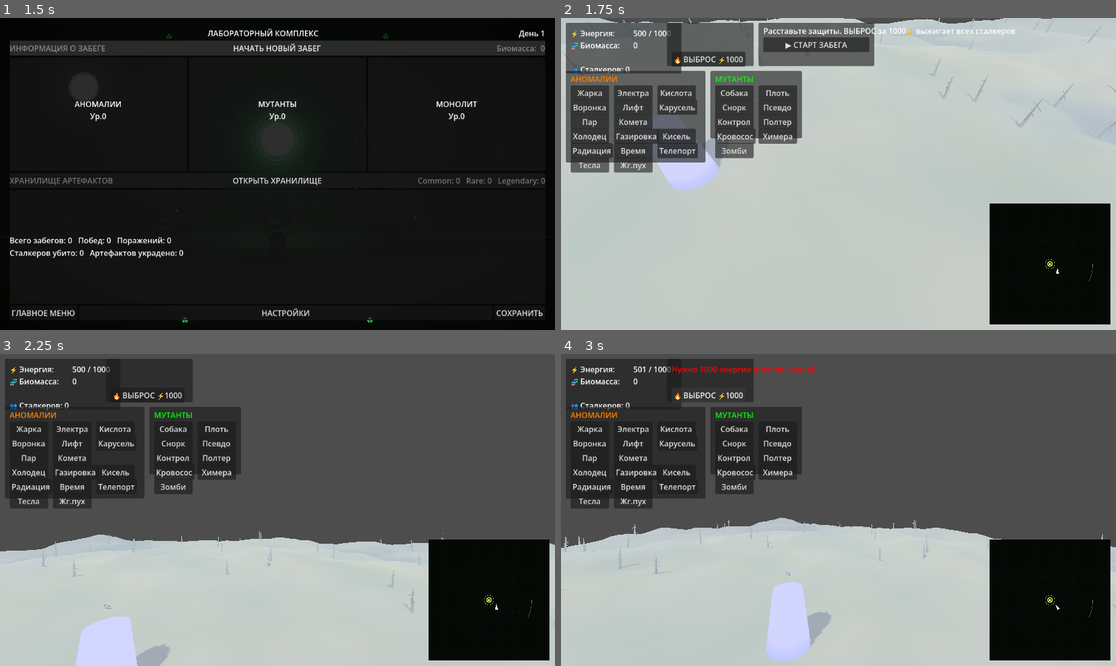
Above: before the commit, frames 1-4 (two rows, left to right).
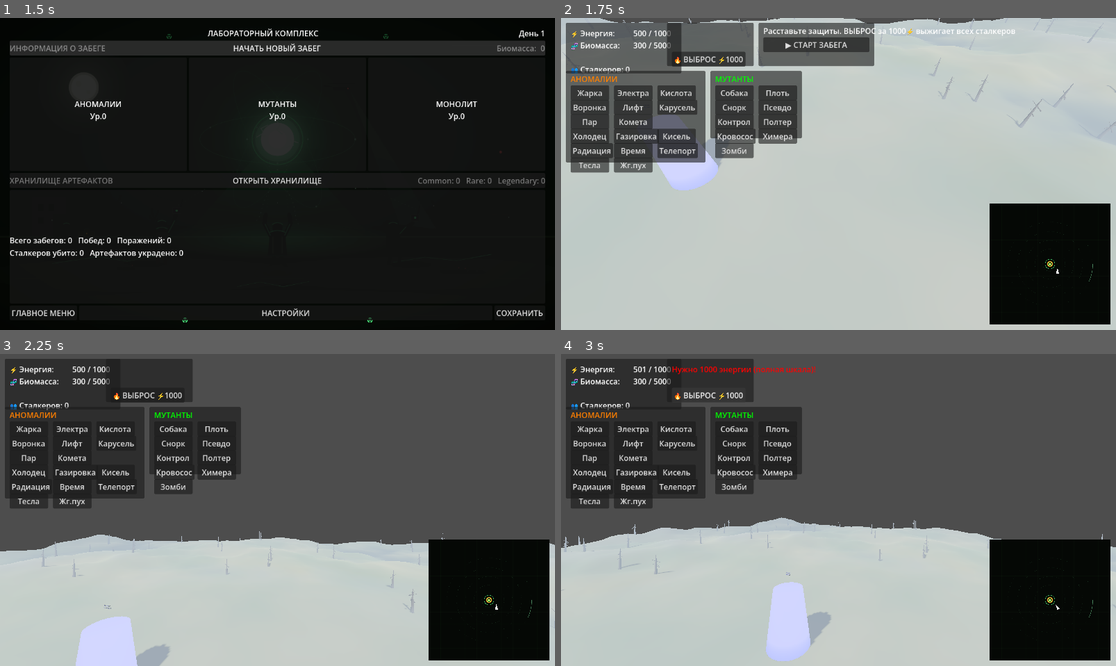
Above: after the commit, the same moments.

Repository: MisStiCc/StalkerRevert
Game: Godot game, scene res://scenes/ui/main_menu.tscn
The game is run twice, just before and just after one commit, with the same random seed, the same clock (stepped at 60 frames per second) and the same inputs.
Inputs:
- Up to frame 1 (1.5 s): click "НОВАЯ ИГРА" at 0.5 s; click "НАЧАТЬ НОВЫЙ ЗАБЕГ" at 1.25 s
- Up to frame 2 (1.75 s): no input
- Up to frame 3 (2.25 s): click "▶ СТАРТ ЗАБЕГА" at 2 s
- Up to frame 4 (3 s): click "🔥 ВЫБРОС ⚡1000" at 2.75 s

Frame 1 is identical in both runs. In frame 2, less than 0.1% of the frame differs, in the area x 13-20%, y 7-10%; in frame 3, less than 0.1%; in frame 4, less than 0.1%.

Commit message:
feat: чанковые навмеши против подлагиваний + старт биомассы остаток+300
Подлагивание каждые несколько секунд: при пересечении камерой границы
чанка глобальный навмеш ВСЕЙ Зоны перепекался заново (35 тыс.
треугольников за раз). Теперь У КАЖДОГО чанка своя NavigationRegion3D
с навмешем, запечённым один раз при загрузке (~2-3 мс): загрузка/
выгрузка чанка просто добавляет/убирает регион с карты. Бонус:
суммарно 6214 полигонов против 167 у старого цельного бейка -
навигация точнее следует рельефу.

Старт биомассы в бою: остаток лабораторной биомассы + 300.
GameManager._setup_run_params переносит остаток в run_params
и списывает его из лаборатории (перенос припасов на фронт);
ZoneController применяет с клампом по максимуму.

Попутно: параметр get_height_at переименован (shadowing warning
с экрана).

Проверено headless: старт биомассы 800 из run_params, 6214 полигонов
чанковых навмешей, 21/21 сталкеров на рельефе, дистанция до монолита
сокращается.

Diff:
--- a/core/game_manager.gd
+++ b/core/game_manager.gd
@@ -77,6 +77,13 @@
 	var bonuses = {}
 	if current_save_data and current_save_data.lab_data:
 		bonuses = current_save_data.lab_data.get_bonuses()
+
+	# Стартовая биомасса в бою: остаток лаборатории + 300 базы.
+	# Остаток СПИСЫВАЕТСЯ из лаборатории (перенос припасов на фронт)
+	params["start_biomass"] = 300.0
+	if current_save_data and current_save_data.lab_data:
+		params["start_biomass"] += current_save_data.lab_data.biomass
+		current_save_data.lab_data.biomass = 0.0
 
 		if params.has("bonuses"):
 			for key in bonuses:
--- a/terrain/terrain_generator.gd
+++ b/terrain/terrain_generator.gd
@@ -3,8 +3,9 @@
 class_name TerrainGenerator
 
 ## Чанковый генератор рельефа Зоны: холмы и лощины по шуму, плоская арена
-## вокруг монолита, болотные низины, мёртвые деревья. Навмеш печётся из
-## реальных треугольников рельефа.
+## вокруг монолита, болотные низины, мёртвые деревья. У КАЖДОГО чанка свой
+## навмеш (печётся один раз при загрузке) - никакой глобальной перепечки,
+## которая давала подлагивания при движении камеры.
 
 signal chunk_generated(chunk_pos: Vector2i)
 
@@ -25,16 +26,6 @@
 var loaded_chunks: Dictionary = {}
 var camera: Camera3D
 
-# НАВИГАЦИЯ
-var navigation_region: NavigationRegion3D
-var navigation_source: NavigationMeshSourceGeometryData3D
-var has_navigation_geometry: bool = false
-# Реестр геометрии чанков: Vector2i -> {faces: PackedVector3Array, transform: Transform3D}
-# Единственный источник геометрии для навмеша: NavigationMeshSourceGeometryData3D
-# не умеет удалять отдельные меши, поэтому при любом изменении чанков
-# source собирается заново из реестра
-var _chunk_geometry: Dictionary = {}
-
 # Материалы и меши декора (создаются лениво, общие для всех чанков)
 var _terrain_mat: StandardMaterial3D
 var _bark_mat: StandardMaterial3D
@@ -48,7 +39,6 @@
 func _ready():
 	print("TerrainGenerator: _ready() START")
 	_setup_noise()
-	_setup_navigation()
 	add_to_group("terrain_generator")
 
 	await get_tree().process_frame
@@ -155,25 +145,7 @@
 	return mesh
 
 
-func _setup_navigation():
-	navigation_region = NavigationRegion3D.new()
-	navigation_region.name = "GlobalNavigationRegion"
-	add_child(navigation_region)
-
-	navigation_source = NavigationMeshSourceGeometryData3D.new()
-	_bake_navigation_mesh()
-
-
-func _rebuild_navigation_source():
-	"""Собирает source-геометрию навмеша заново из реестра чанков"""
-	navigation_source.clear()
-	for chunk_pos in _chunk_geometry:
-		var entry: Dictionary = _chunk_geometry[chunk_pos]
-		navigation_source.add_faces(entry.faces, entry.transform)
-	has_navigation_geometry = _chunk_geometry.size() > 0
-
-
-func _bake_navigation_mesh():
+func _make_nav_mesh() -> NavigationMesh:
 	var nav_mesh = NavigationMesh.new()
 	nav_mesh.cell_size = 0.3
 	nav_mesh.cell_height = 0.25  # Должен совпадать с cell_height карты (0.25 по умолчанию)
@@ -183,17 +155,7 @@
 	nav_mesh.agent_radius = 0.6
 	nav_mesh.agent_max_climb = 0.5
 	nav_mesh.agent_max_slope = 45.0
-
-	if has_navigation_geometry:
-		NavigationServer3D.bake_from_source_geometry_data(nav_mesh, navigation_source)
-
-	navigation_region.navigation_mesh = nav_mesh
-
-	var poly_count = nav_mesh.get_polygon_count()
-	if poly_count > 0:
-		print("TerrainGenerator: навмеш испечён, полигонов: ", poly_count)
-	elif has_navigation_geometry:
-		print("TerrainGenerator: ОШИБКА - навмеш ПУСТ при наличии геометрии чанков!")
+	return nav_mesh
 
 
 func _process(_delta):
@@ -215,10 +177,8 @@
 			if not loaded_chunks.has(chunk_pos):
 				chunks_to_load.append(chunk_pos)
 
-	var navigation_updated = false
 	for chunk_pos in chunks_to_load:
 		_load_chunk(chunk_pos)
-		navigation_updated = true
 
 	var chunks_to_unload = []
 	for chunk_pos in loaded_chunks.keys():
@@ -232,11 +192,6 @@
 
 	for chunk_pos in chunks_to_unload:
 		_unload_chunk(chunk_pos)
-		navigation_updated = true
-
-	if navigation_updated:
-		_rebuild_navigation_source()
-		_bake_navigation_mesh()
 
 
 func _world_to_chunk(world_pos: Vector3) -> Vector2i:
@@ -259,13 +214,26 @@
 	chunk.add_child(mesh_instance)
 
 	_add_collision(chunk, mesh)
+	_bake_chunk_navigation(chunk, mesh)
 	_add_props(chunk, chunk_pos)
 
 	add_child(chunk)
 	loaded_chunks[chunk_pos] = chunk
-	# Рельеф уже в мировых координатах
-	_chunk_geometry[chunk_pos] = {"faces": mesh.get_faces(), "transform": Transform3D.IDENTITY}
 	chunk_generated.emit(chunk_pos)
+
+
+func _bake_chunk_navigation(chunk: Node3D, mesh: ArrayMesh):
+	"""Навмеш чанка печётся ОДИН раз при загрузке (мелкий, ~2мс).
+	Каждый чанк - своя NavigationRegion3D: загрузка/выгрузка чанка
+	просто добавляет/убирает регион с карты, без глобальной перепечки."""
+	var region = NavigationRegion3D.new()
+	region.name = "ChunkNav"
+	var source = NavigationMeshSourceGeometryData3D.new()
+	source.add_faces(mesh.get_faces(), Transform3D.IDENTITY)
+	var nav_mesh = _make_nav_mesh()
+	NavigationServer3D.bake_from_source_geometry_data(nav_mesh, source)
+	region.navigation_mesh = nav_mesh
+	chunk.add_child(region)
 
 
 func _add_collision(chunk: Node3D, mesh: ArrayMesh):
@@ -348,15 +316,25 @@
 		var chunk = loaded_chunks[chunk_pos]
 		chunk.queue_free()
 		loaded_chunks.erase(chunk_pos)
-	_chunk_geometry.erase(chunk_pos)
-
-
-func get_height_at(position: Vector3) -> float:
-	return get_terrain_height(position.x, position.z)
+
+
+func get_height_at(at: Vector3) -> float:
+	return get_terrain_height(at.x, at.z)
 
 
 func get_loaded_chunks_count() -> int:
 	return loaded_chunks.size()
+
+
+func get_nav_polygons_total() -> int:
+	"""Суммарное число полигонов навмеша по всем загруженным чанкам"""
+	var total = 0
+	for chunk in loaded_chunks.values():
+		if is_instance_valid(chunk):
+			var region = chunk.get_node_or_null("ChunkNav")
+			if region and region.navigation_mesh:
+				total += region.navigation_mesh.get_polygon_count()
+	return total
 
 
 func clear_all_chunks():
@@ -364,14 +342,9 @@
 		if is_instance_valid(chunk):
 			chunk.queue_free()
 	loaded_chunks.clear()
-	_chunk_geometry.clear()
-
-	_rebuild_navigation_source()
-	_bake_navigation_mesh()
 
 
 func force_rebuild_navigation():
-	_rebuild_navigation_source()
-	_bake_navigation_mesh()
-	print("TerrainGenerator: навигация перестроена. Чанков с геометрией: ", _chunk_geometry.size(),
-		  ", полигонов навмеша: ", navigation_region.navigation_mesh.get_polygon_count())
+	"""Совместимость: у чанков свои навмеши, пересборка не нужна"""
+	print("TerrainGenerator: навигация на чанковых навмешах, чанков: ", loaded_chunks.size(),
+		  ", полигонов: ", get_nav_polygons_total())
--- a/zones/zone_controller.gd
+++ b/zones/zone_controller.gd
@@ -282,6 +282,10 @@
 
 	# Применяем бонусы из лаборатории
 	_apply_lab_bonuses()
+
+	# Стартовая биомасса забега (остаток лаборатории + 300)
+	resource_manager.current_biomass = clamp(
+		run_params.get("start_biomass", 300.0), 0.0, max_biomass)
 
 	# Фаза подготовки: спавн сталкеров начнётся по кнопке СТАРТ в HUD
 	Signals.run_started.emit(run_data.run_number, run_data.difficulty, pulses_to_win)
